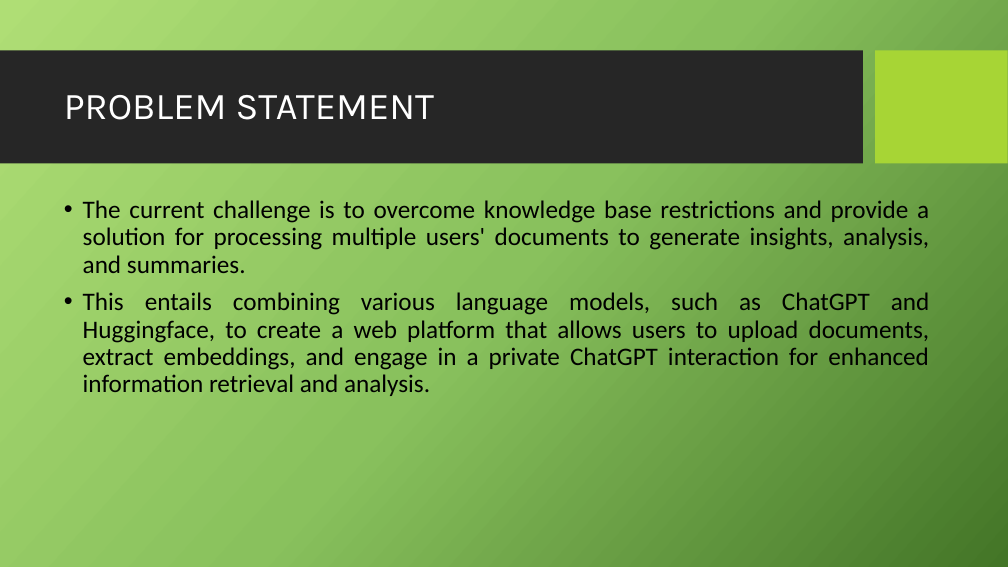
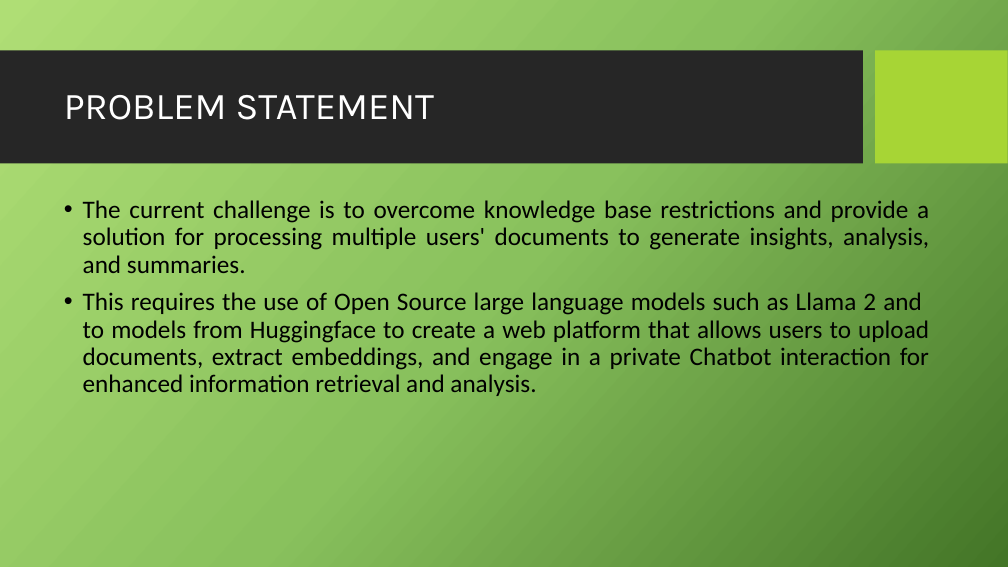
Before and after one commit to Charanvigneshnr/Intelligent-MultiDoc-QnA-Platform, a slide deck: slide 2 of docs/Intelligent-MultiDoc-QnA-Platform - Copy.pptx. Drawn at 1008x567 pixels with LibreOffice and Linux fonts; fonts in the diff are those of the drawing; background and template pictures are left out. Boxes give left, top, right and bottom in pixels: in the first picture for what was removed or moved away, otherwise in the second. Text is boxed around its words. In the diff, an @@ line names an element or a change of style, - is before the commit and + after.

Commit message:
Updated documents

```diff
--- a/docs/Intelligent-MultiDoc-QnA-Platform - Copy.pptx
+++ b/docs/Intelligent-MultiDoc-QnA-Platform - Copy.pptx
@@ text at (x1=83, y1=292, x2=929, y2=396): text changed @@
-• This entails combining various language models, such as ChatGPT and Huggingface, to create a web platform that allows users to upload documents, extract embeddings, and engage in a private ChatGPT interaction for enhanced information retrieval and analysis.
+• This requires the use of Open Source large language models such as Llama 2 and to models from Huggingface to create a web platform that allows users to upload documents, extract embeddings, and engage in a private Chatbot interaction for enhanced information retrieval and analysis.
```
Also in this commit, not shown: 1 other slide changed, 6 other files.
